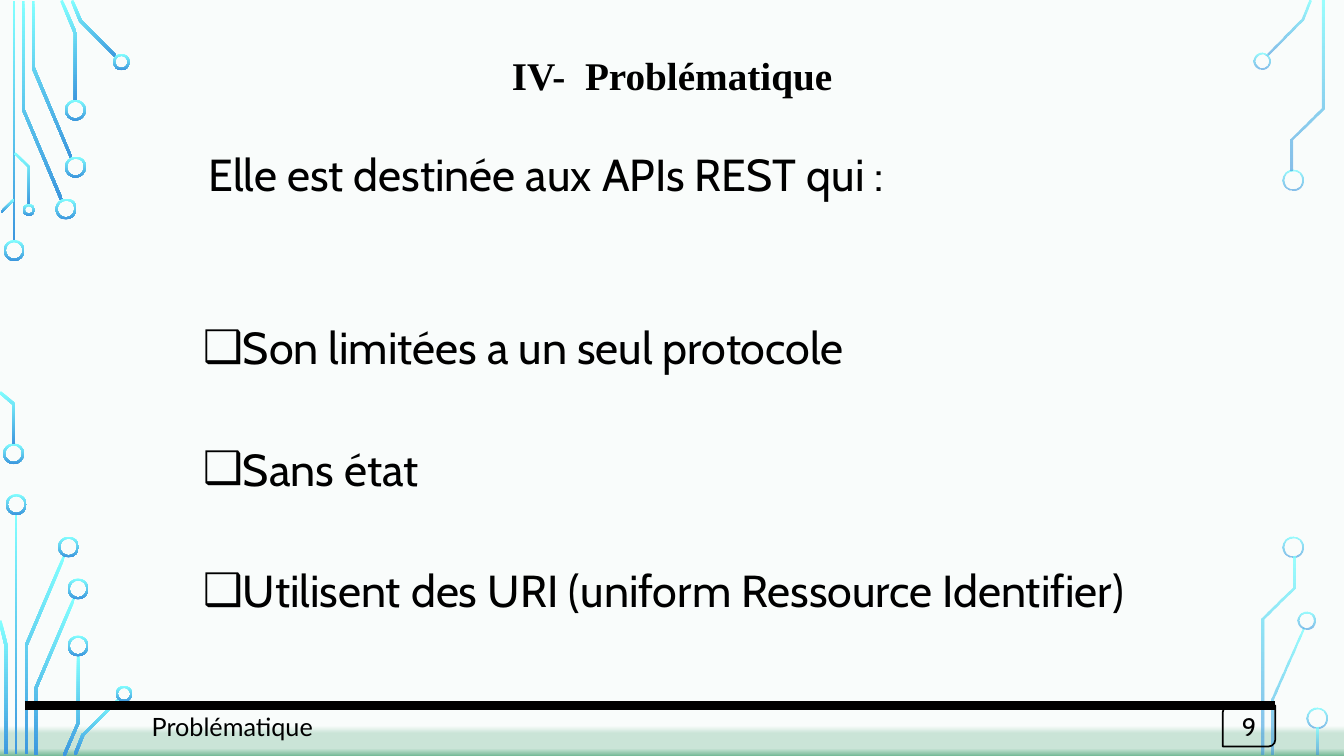
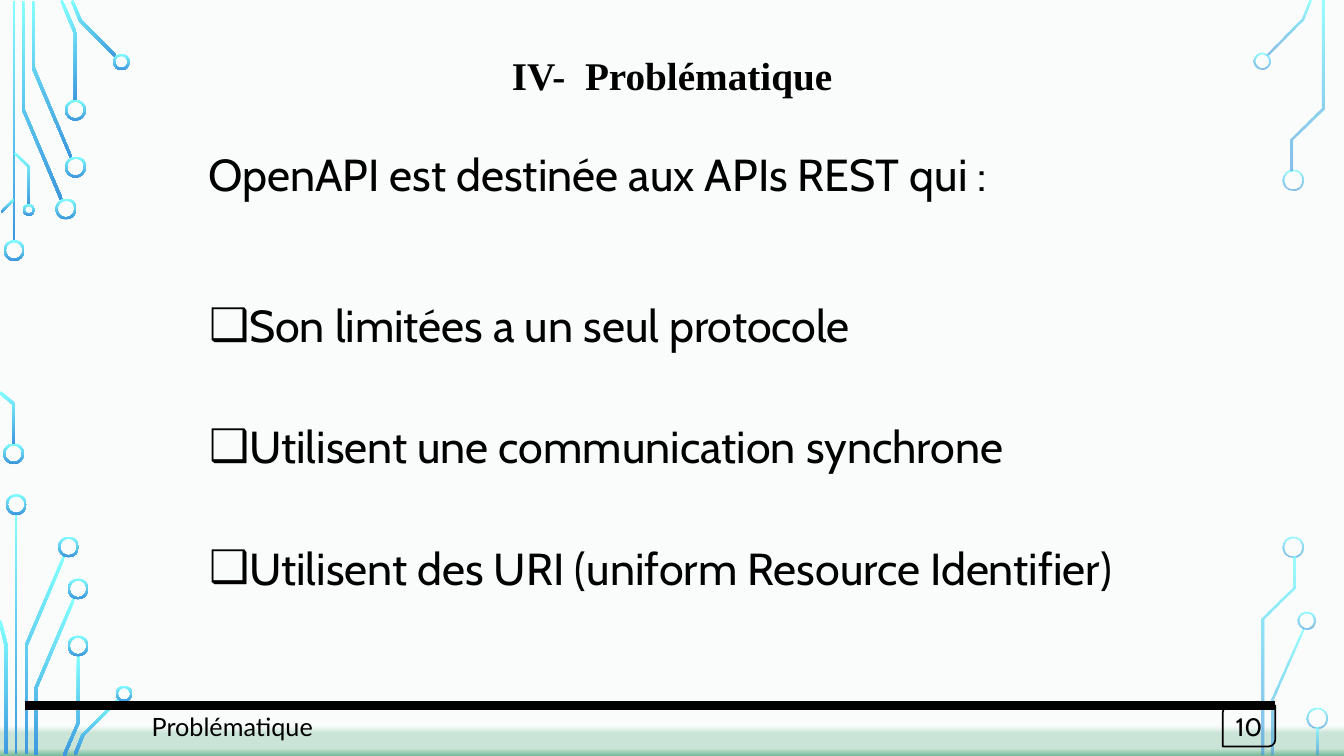
Before and after one commit to OA-Souleymane/MyGitHub-Files, a slide deck: slide 10 of Chapitres/mémoire/diapoMemoire.pptx (slide 9 before the commit). Drawn at 1344x756 pixels with LibreOffice and Linux fonts; fonts in the diff are those of the drawing; background and template pictures are left out. Boxes give left, top, right and bottom in pixels: in the first picture for what was removed or moved away, otherwise in the second. Text is boxed around its words. In the diff, an @@ line names an element or a change of style, - is before the commit and + after.

```diff
--- a/Chapitres/mémoire/diapoMemoire.pptx
+++ b/Chapitres/mémoire/diapoMemoire.pptx
@@ text at (208, 157, 968, 201): text changed @@
-Elle est destinée aux APIs REST qui :
+OpenAPI est destinée aux APIs REST qui :
@@ text "Son limitées a un seul ...": place and size @@
-text "Son limitées a un seul ..." at (243, 330, 844, 375)
+text "Son limitées a un seul ..." at (249, 308, 850, 352)
@@ text at (249, 429, 1003, 474): text changed @@
-❑ Sans état
+❑ Utilisent une communication synchrone
@@ text at (249, 551, 1112, 591): text changed @@
-❑ Utilisent des URI (uniform Ressource Identifier)
+❑ Utilisent des URI (uniform Resource Identifier)
@@ text in round diag rect at (1236, 715, 1263, 742): text changed @@
-9
+10
```
Also in this commit, not shown: 11 other slides changed, 2 slides added, 2 slides removed, 3 other files.
